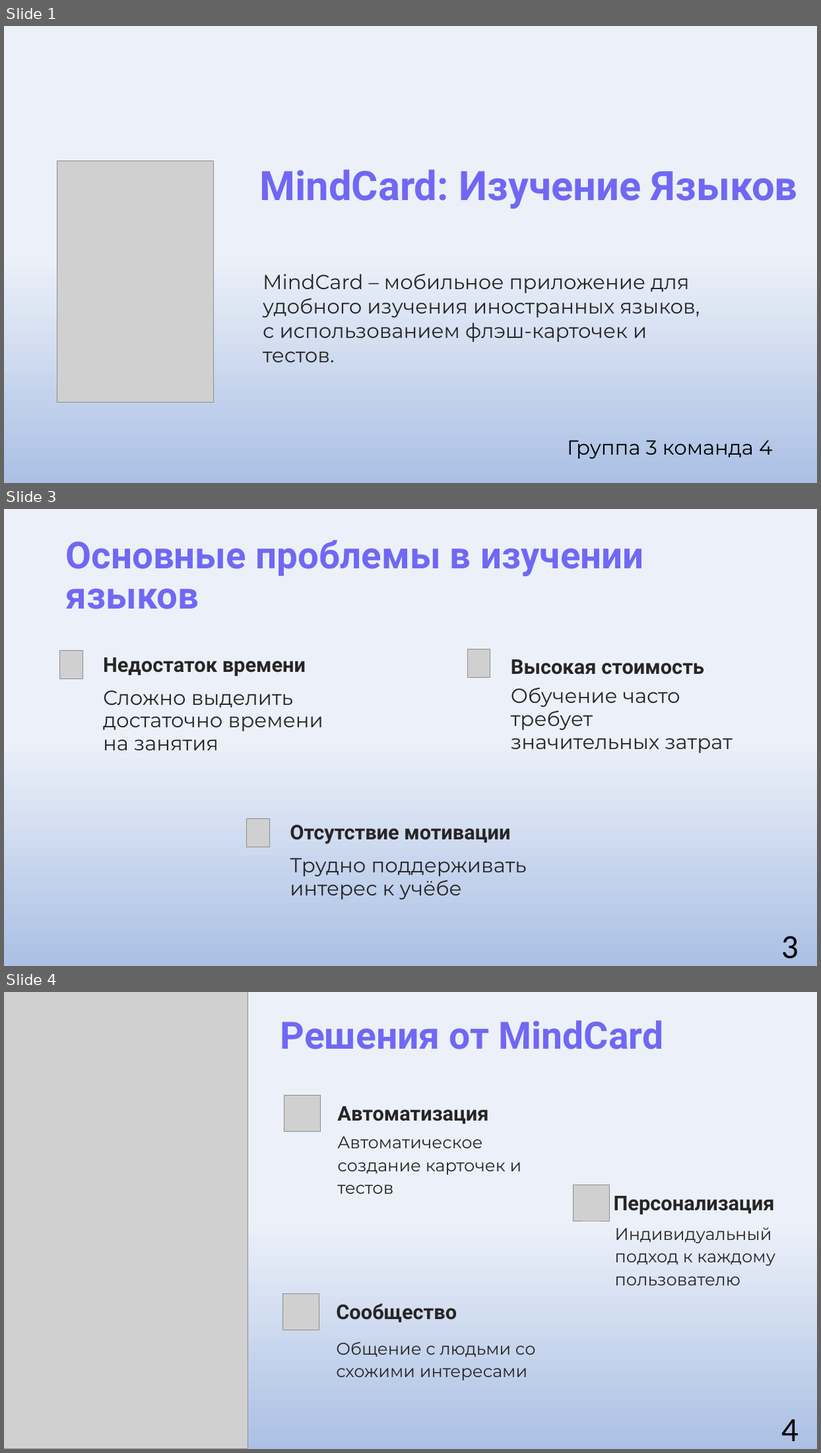
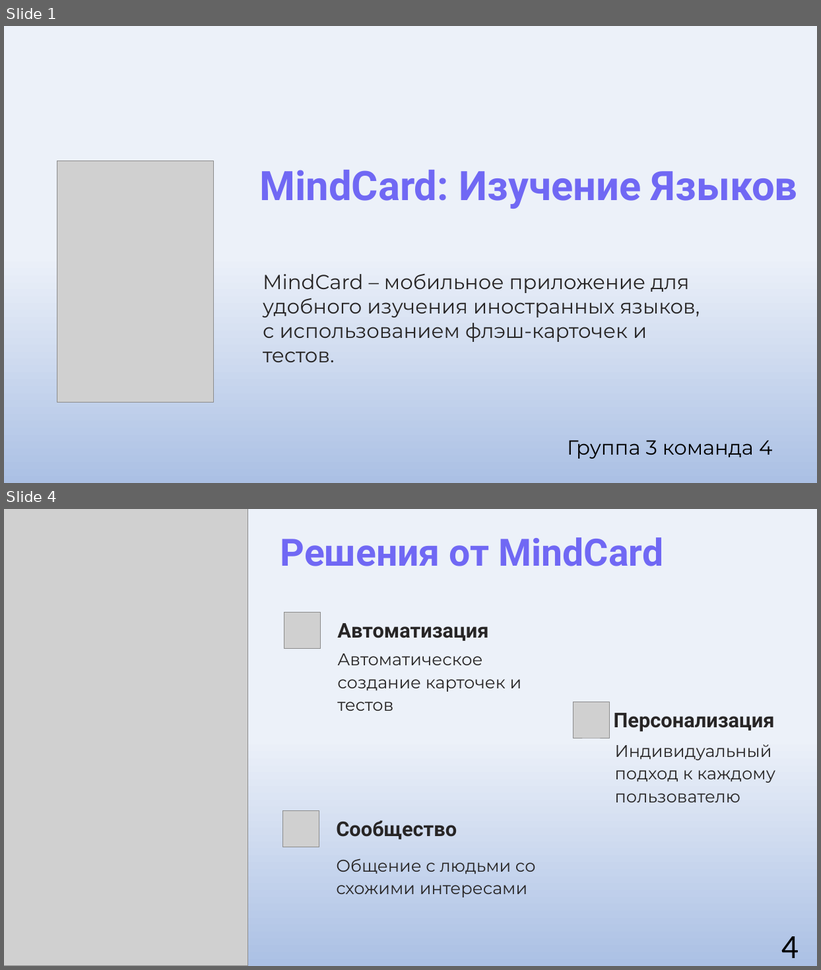
Before and after one commit to uyrtryu/MindCard, a slide deck: Documentation/MindCard.pptx. Shown one above the other, each under a label of ours: slides 1, 3 and 4 before the commit, slides 1 and 4 after it; the slides between them are not shown. The pictures are 821x1453 and 821x970 pixels, drawn with LibreOffice and Linux fonts; fonts in the diff are those of the drawing; grey boxes stand for pictures. Boxes give left, top, right and bottom in pixels: in the first picture for what was removed or moved away, otherwise in the second. Text is boxed around its words. In the diff, an @@ line names an element or a change of style, - is before the commit and + after.

```diff
--- a/Documentation/MindCard.pptx
+++ b/Documentation/MindCard.pptx
@@ slide 3 removed at [4, 509, 817, 966], background gradient #ECF1F9 to #ABC0E4 to #C7D5ED @@
@@ title removed at [66, 540, 644, 609] @@
-Основные проблемы в изучении языков
@@ picture removed at [60, 650, 83, 679] @@
@@ text removed at [103, 657, 306, 677] @@
-Недостаток времени
@@ picture removed at [467, 650, 490, 678] @@
@@ text removed at [511, 659, 704, 675] @@
-Высокая стоимость
@@ text removed at [103, 691, 323, 751] @@
-Сложно выделить достаточно времени на занятия
@@ text removed at [511, 687, 733, 753] @@
-Обучение часто требует значительных затрат
@@ picture removed at [247, 819, 269, 848] @@
@@ text removed at [290, 825, 510, 844] @@
-Отсутствие мотивации
@@ text removed at [290, 858, 527, 900] @@
-Трудно поддерживать интерес к учёбе
@@ page number removed at [781, 936, 799, 959] @@
-3
```
Also in this commit, not shown: 1 slide changed, 1 slide added, 1 other file.
